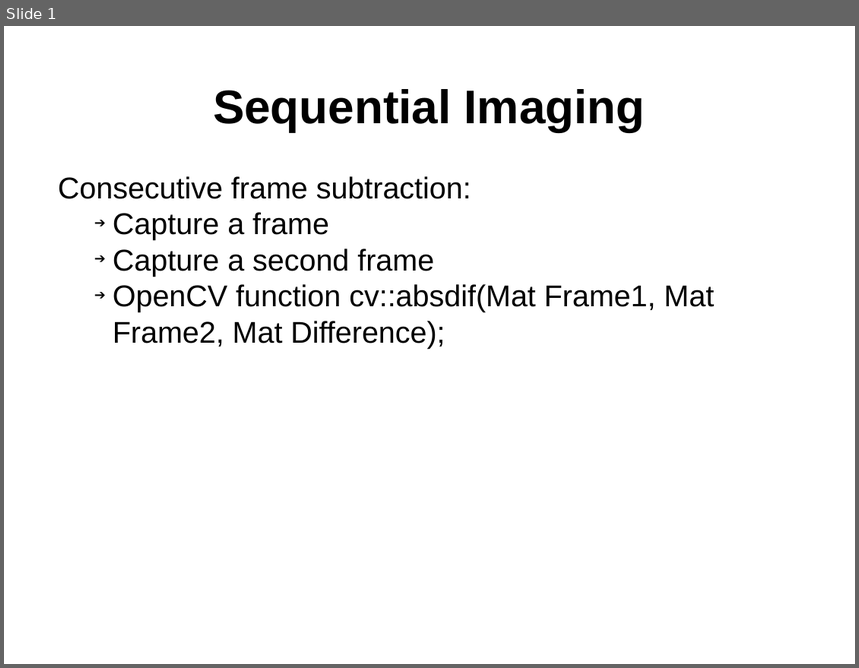
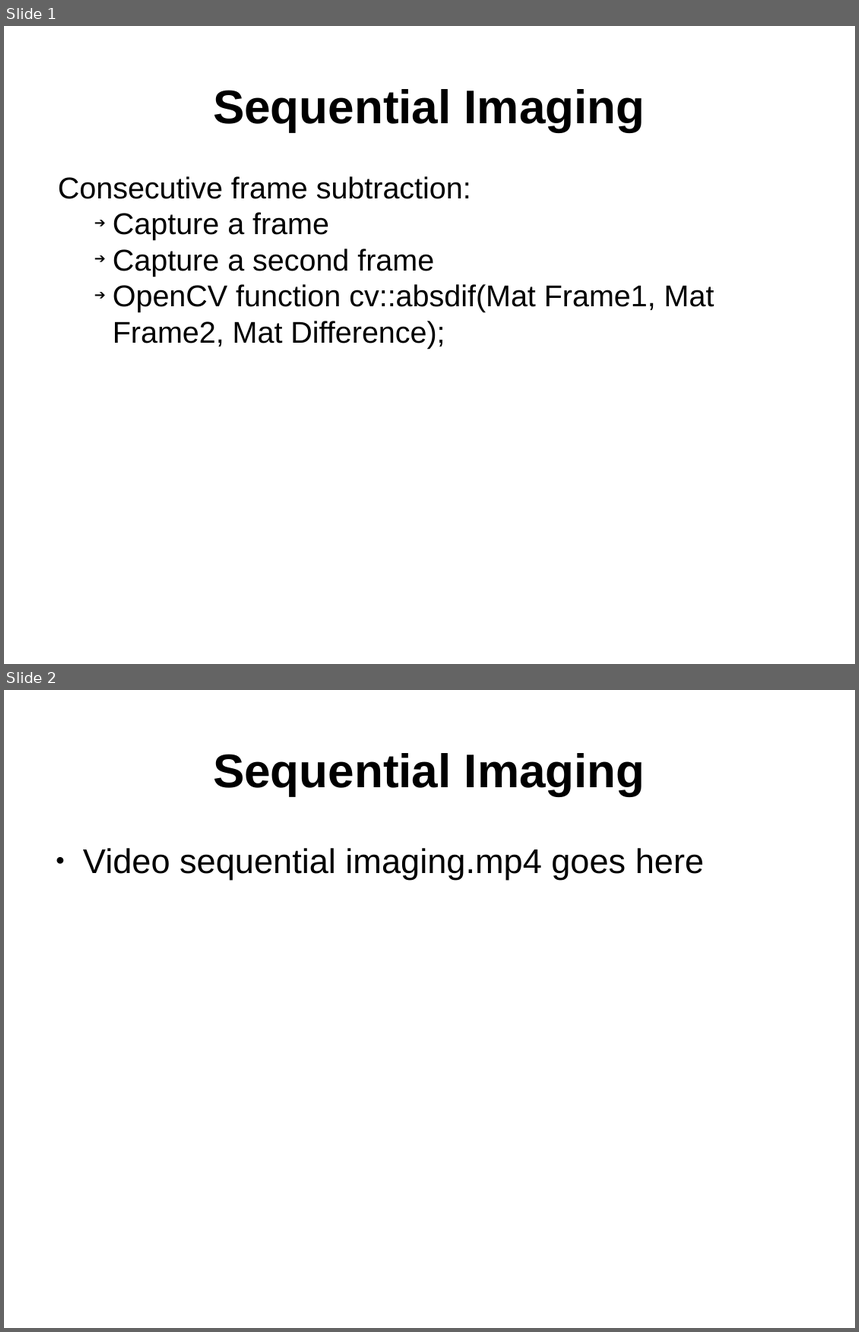
Before and after one commit to superderon/traffic_counter, a slide deck: presentation/presentation.odp. Shown one above the other, each under a label of ours: slide 1 before the commit, slides 1 and 2 after it. The pictures are 859x668 and 859x1332 pixels, drawn with LibreOffice and Linux fonts; fonts in the diff are those of the drawing. Boxes give left, top, right and bottom in pixels: in the first picture for what was removed or moved away, otherwise in the second. Text is boxed around its words. In the diff, an @@ line names an element or a change of style, - is before the commit and + after.

Commit message:
Added videos for presentation

```diff
--- a/presentation/presentation.odp
+++ b/presentation/presentation.odp
@@ slide 2 added at bbox=[4, 690, 855, 1328], background #FFFFFF @@
@@ title added at bbox=[213, 753, 645, 796], 44 pt, text #000000, bold @@
+Sequential Imaging
@@ text added at bbox=[83, 848, 704, 880], 32 pt, text #000000 @@
+● Video sequential imaging.mp4 goes here
```
Also in this commit, not shown: 6 other slides added, 2 slides removed, 9 other files.
